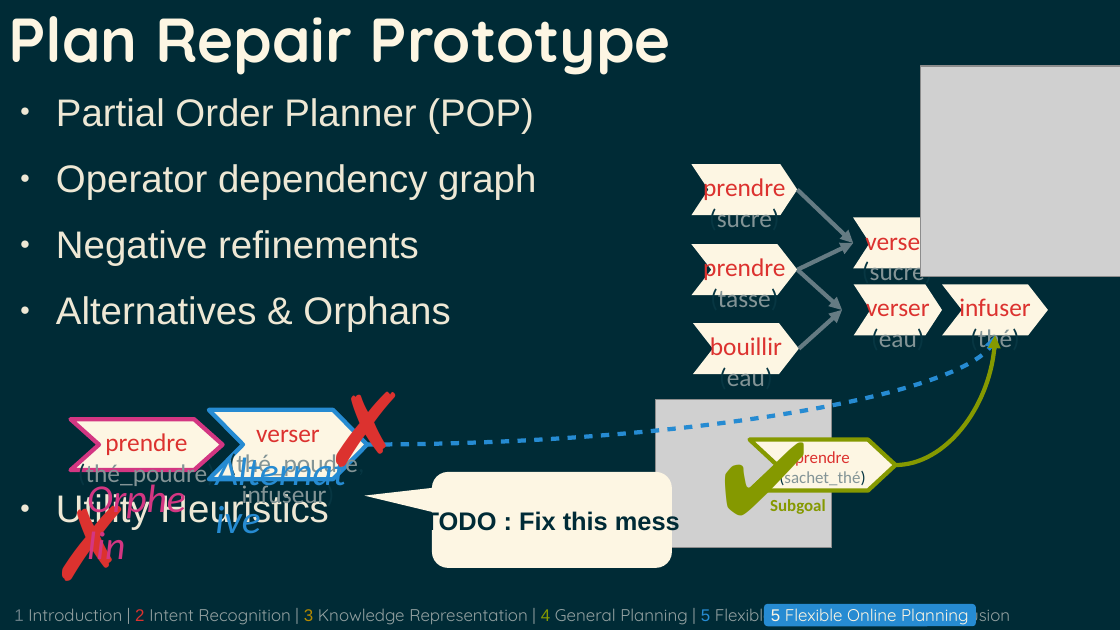
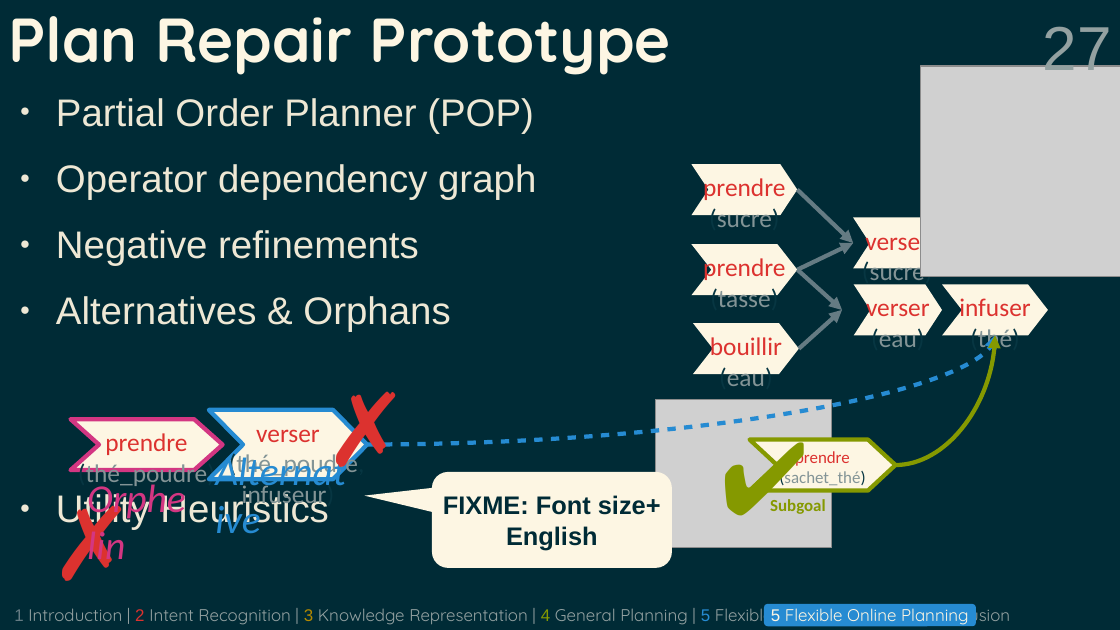
Before and after one commit to grea09/gennio, a slide deck: slide 27 of doc/defense.odp. Drawn at 1120x630 pixels with LibreOffice and Linux fonts; fonts in the diff are those of the drawing; grey boxes stand for pictures. Boxes give left, top, right and bottom in pixels: in the first picture for what was removed or moved away, otherwise in the second. Text is boxed around its words. In the diff, an @@ line names an element or a change of style, - is before the commit and + after.

```diff
--- a/doc/defense.odp
+++ b/doc/defense.odp
@@ page number added at box(1043, 26, 1112, 81), 44 pt, text #93A1A1 @@
+27
@@ text in rounded speech box at box(443, 495, 661, 550): text changed @@
-TODO : Fix this mess
+FIXME: Font size+
+English
```
Also in this commit, not shown: 27 other slides changed, 3 other files.
